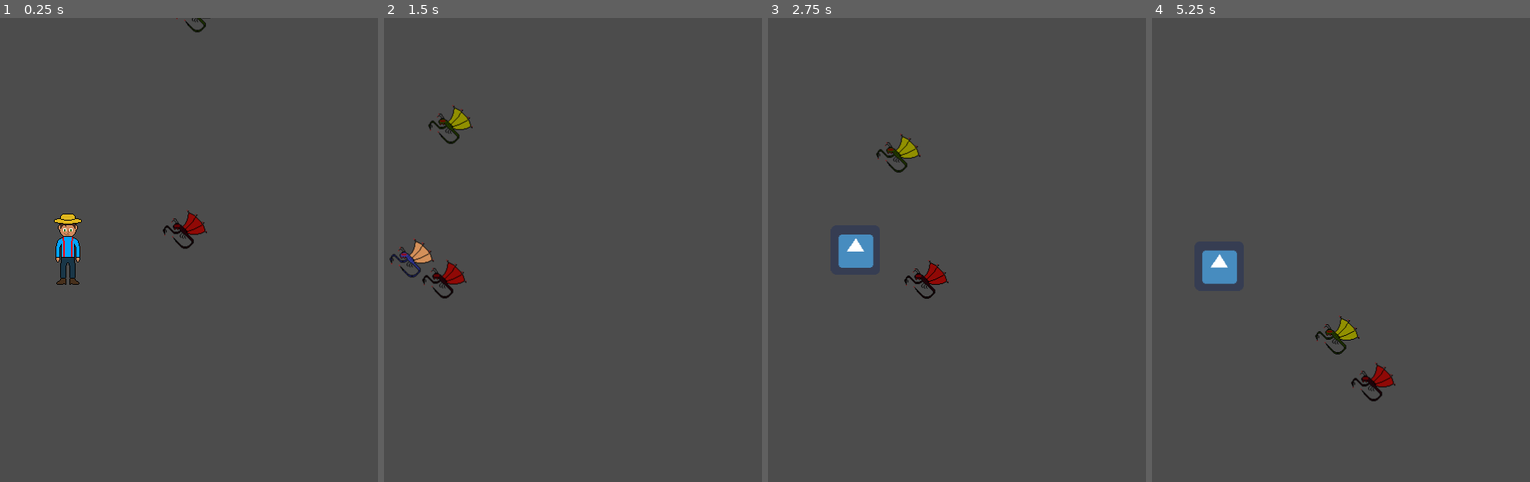
Above: before the commit, frames 1-4 (left to right).
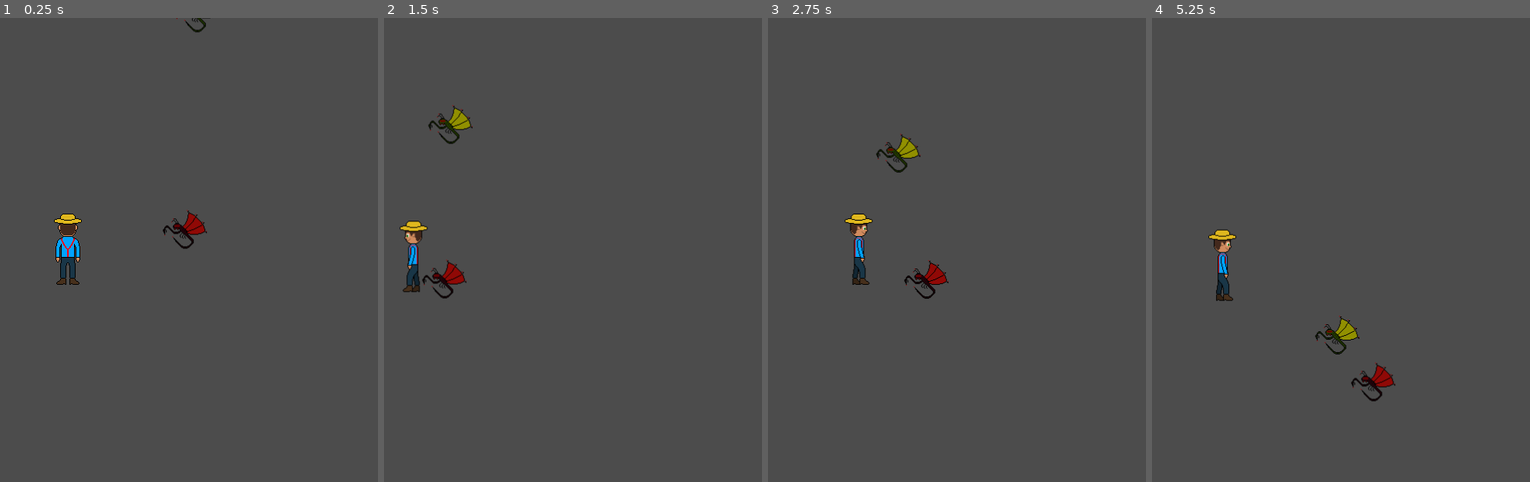
Above: after the commit, the same moments.

Repository: KoryB/ludum-dare-52
Game: Godot game, scene res://level/test_level.tscn
The game is run twice, just before and just after one commit, with the same random seed, the same clock (stepped at 60 frames per second) and the same inputs. The engine's default icon, where the game draws it, is replaced by a stand-in: a white triangle on a blue panel in a dark square.
Inputs (mouse positions are in pixels of both pictures, inside the frame that each line leads up to):
- Up to frame 1 (0.25 s): no input
- Up to frame 2 (1.5 s): move the mouse to (588, 226) at 0.52 s; hold D (player_right) 0.53-1.28 s; click (588, 226) at 0.6 s; move the mouse to (outside the picture) at 1.27 s; hold S (player_down) from 1.28 s (still down); tap Space (player_dash) at 1.35 s
- Up to frame 3 (2.75 s): move the mouse to (900, 147) at 2.02 s; release S (player_down) at 2.03 s; hold D (player_right) from 2.03 s (still down); hold Right mouse button (player_shield) from 2.03 s (still down)
- Up to frame 4 (5.25 s): move the mouse to (1189, 342) at 2.77 s; release D (player_right) at 2.78 s; release Right mouse button (player_shield) at 2.78 s; hold W (player_up) 2.78-3.53 s; click (1189, 342) at 2.85 s; move the mouse to (1405, 319) at 3.52 s; hold A (player_left) 3.53-5.03 s; tap Space (player_dash) at 3.6 s; move the mouse to (outside the picture) at 4.27 s; right-click (outside the picture) at 4.35 s; move the mouse to (1254, 250) at 5.02 s; hold S (player_down) from 5.03 s (still down); click (1254, 250) at 5.1 s

The runs differ from the first frame. In frame 1, 0.1% of the frame differs, in the area x 15-20%, y 44-52%; in frame 2, 0.8%; in frame 3, 1.0%; in frame 4, 1.0%, in the area x 13-23%, y 45-61%.

Commit message:
Added proper art for farmer facing frames

Diff:
--- a/character/player/player.tscn
+++ b/character/player/player.tscn
@@ -5,15 +5,15 @@
 [ext_resource path="res://weapon/scythe/scythe.tscn" type="PackedScene" id=3]
 [ext_resource path="res://asset/farmer_back.png" type="Texture" id=4]
 [ext_resource path="res://asset/Farmer_Front.png" type="Texture" id=5]
-[ext_resource path="res://icon.png" type="Texture" id=6]
-[ext_resource path="res://asset/bug_one.png" type="Texture" id=7]
+[ext_resource path="res://asset/farmer_faceing_left.png" type="Texture" id=6]
+[ext_resource path="res://asset/farmer_faceing_right.png" type="Texture" id=7]
 
 [sub_resource type="RectangleShape2D" id=1]
 extents = Vector2( 32, 32 )
 
 [sub_resource type="SpriteFrames" id=2]
 animations = [ {
-"frames": [ ExtResource( 5 ), ExtResource( 4 ), ExtResource( 7 ), ExtResource( 6 ) ],
+"frames": [ ExtResource( 4 ), ExtResource( 5 ), ExtResource( 6 ), ExtResource( 7 ) ],
 "loop": true,
 "name": "default",
 "speed": 5.0
Binary file added: asset/farmer_faceing_left.png
Not shown, added: asset/farmer_faceing_left.png.import
Binary file added: asset/farmer_faceing_right.png
Not shown, added: asset/farmer_faceing_right.png.import
